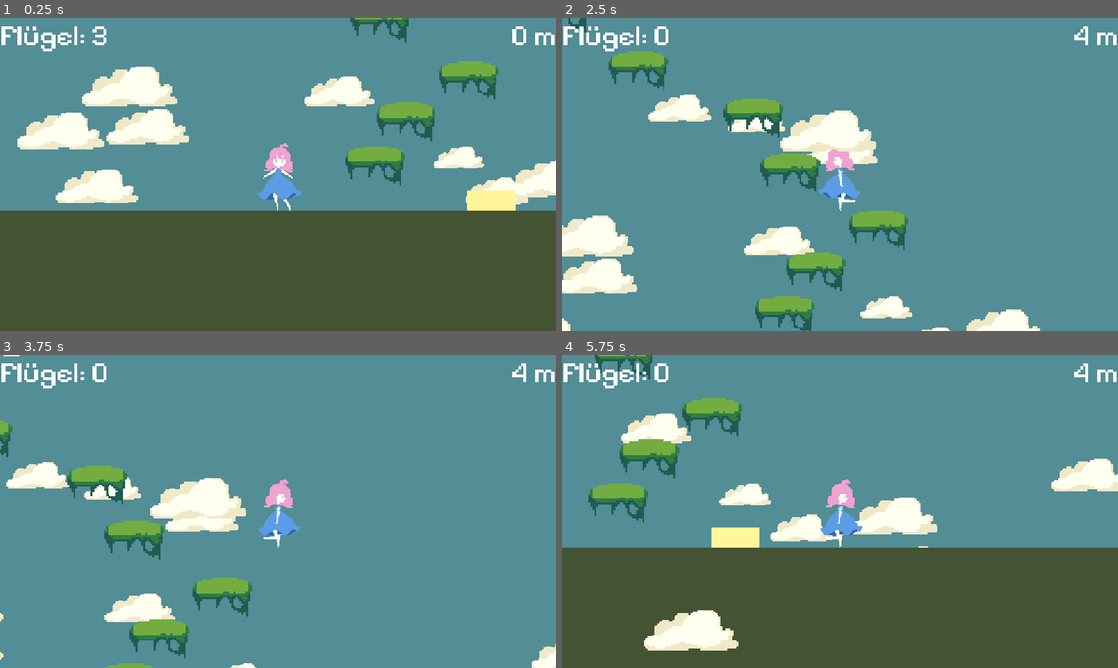
Above: before the commit, frames 1-4 (two rows, left to right).
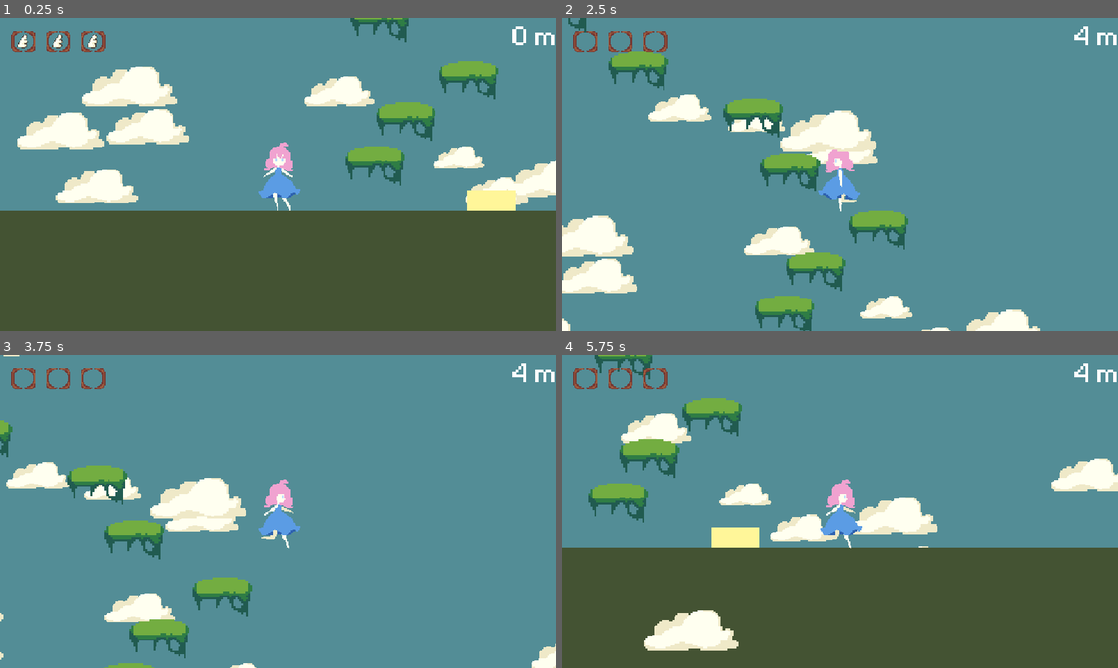
Above: after the commit, the same moments.

Repository: TechPiranja/izumi
Game: Godot game, scene res://scenes/main.tscn
Same seed, same stepped clock (60 frames per second), same inputs: the game is played once before the commit and once after it.
Inputs:
- Up to frame 1 (0.25 s): no input
- Up to frame 2 (2.5 s): hold D (move_right) 0.53-2.03 s; tap W (move_up) at 0.6, 0.77, 1.07, 1.35, 1.52, 1.82, 2.1 s; hold A (move_left) from 2.03 s (still down)
- Up to frame 3 (3.75 s): release A (move_left) at 2.78 s; hold D (move_right) from 2.78 s (still down); tap W (move_up) at 2.85, 3.02, 3.32, 3.6 s
- Up to frame 4 (5.75 s): tap W (move_up) at 3.77, 4.07, 4.35, 4.52, 4.82, 5.1 s; release D (move_right) at 4.28 s; hold A (move_left) 4.28-5.03 s; hold D (move_right) from 5.03 s (still down)

The runs differ from the first frame. In frame 1, 0.9% of the frame differs, in the area x 0-55%, y 2-58%; in frame 2, 0.9%; in frame 3, 0.9%; in frame 4, 0.9%.

Commit message:
Add wing slot HUD, animated wing orb, coyote time and spawner fixes
- HUD shows wing charges as slots (wing_slot scene) instead of text
- Wing orb is now an animated sprite with pulsing halo, drawn between platforms and player
- Layer order: back clouds -3..-1, platforms 0, orb 1, player 2, front clouds 3
- Player holds one run frame in the air; new running animation sprite sheet
- Coyote time so a ground jump never turns into an air jump at edges
- Platform spawner: pick roomiest spot instead of going far up (no unreachable gaps)
- Orbs sit just above the platform's top edge

Co-Authored-By: Claude Sonnet 5.5 <noreply@anthropic.com>

Diff:
--- a/scenes/collectibles/wing_orb.tscn
+++ b/scenes/collectibles/wing_orb.tscn
@@ -1,6 +1,59 @@
-[gd_scene load_steps=3 format=3]
+[gd_scene load_steps=10 format=3]
 
 [ext_resource type="Script" path="res://scripts/wing_orb.gd" id="1_orb"]
+[ext_resource type="Texture2D" path="res://sprites/wing_orb.png" id="2_tex"]
+
+[sub_resource type="AtlasTexture" id="AtlasTexture_0"]
+atlas = ExtResource("2_tex")
+region = Rect2(0, 0, 15, 15)
+
+[sub_resource type="AtlasTexture" id="AtlasTexture_1"]
+atlas = ExtResource("2_tex")
+region = Rect2(15, 0, 15, 15)
+
+[sub_resource type="AtlasTexture" id="AtlasTexture_2"]
+atlas = ExtResource("2_tex")
+region = Rect2(30, 0, 15, 15)
+
+[sub_resource type="AtlasTexture" id="AtlasTexture_3"]
+atlas = ExtResource("2_tex")
+region = Rect2(45, 0, 15, 15)
+
+[sub_resource type="AtlasTexture" id="AtlasTexture_4"]
+atlas = ExtResource("2_tex")
+region = Rect2(60, 0, 15, 15)
+
+[sub_resource type="SpriteFrames" id="SpriteFrames_orb"]
+animations = [{
+"frames": [{
+"duration": 1.0,
+"texture": SubResource("AtlasTexture_0")
+}, {
+"duration": 1.0,
+"texture": SubResource("AtlasTexture_1")
+}, {
+"duration": 1.0,
+"texture": SubResource("AtlasTexture_2")
+}, {
+"duration": 1.0,
+"texture": SubResource("AtlasTexture_3")
+}, {
+"duration": 1.0,
+"texture": SubResource("AtlasTexture_4")
+}, {
+"duration": 1.0,
+"texture": SubResource("AtlasTexture_3")
+}, {
+"duration": 1.0,
+"texture": SubResource("AtlasTexture_2")
+}, {
+"duration": 1.0,
+"texture": SubResource("AtlasTexture_1")
+}],
+"loop": true,
+"name": &"pulse",
+"speed": 8.0
+}]
 
 [sub_resource type="CircleShape2D" id="CircleShape2D_orb"]
 radius = 16.0
@@ -8,5 +61,11 @@
 [node name="WingOrb" type="Area2D"]
 script = ExtResource("1_orb")
 
+[node name="AnimatedSprite2D" type="AnimatedSprite2D" parent="."]
+scale = Vector2(4, 4)
+sprite_frames = SubResource("SpriteFrames_orb")
+animation = &"pulse"
+autoplay = "pulse"
+
 [node name="CollisionShape2D" type="CollisionShape2D" parent="."]
 shape = SubResource("CircleShape2D_orb")
--- a/scenes/main.tscn
+++ b/scenes/main.tscn
@@ -33,7 +33,7 @@
 [node name="Node2D" type="Node2D"]
 
 [node name="Player" parent="." instance=ExtResource("1_0wfyh")]
-z_index = 1
+z_index = 2
 position = Vector2(-204, 33)
 scale = Vector2(2, 2)
 
@@ -63,7 +63,6 @@
 [node name="Hud" parent="." node_paths=PackedStringArray("player", "wings") instance=ExtResource("8_85g3d")]
 player = NodePath("../Player")
 wings = NodePath("../Player/WingAbility")
-pixels_per_meter = 100.0
 
 [connection signal="player_touched" from="RestartPad" to="Player/WingAbility" method="refill"]
 [connection signal="player_touched" from="RestartPad" to="PlatformSpawner" method="reset"]
--- a/scenes/player.tscn
+++ b/scenes/player.tscn
@@ -49,6 +49,14 @@
 atlas = ExtResource("3_qhqgy")
 region = Rect2(300, 0, 100, 100)
 
+[sub_resource type="AtlasTexture" id="AtlasTexture_jej6c"]
+atlas = ExtResource("3_qhqgy")
+region = Rect2(400, 0, 100, 100)
+
+[sub_resource type="AtlasTexture" id="AtlasTexture_f1ej7"]
+atlas = ExtResource("3_qhqgy")
+region = Rect2(500, 0, 100, 100)
+
 [sub_resource type="SpriteFrames" id="SpriteFrames_ur7pv"]
 animations = [{
 "frames": [{
@@ -89,10 +97,16 @@
 }, {
 "duration": 1.0,
 "texture": SubResource("AtlasTexture_3v2ag")
+}, {
+"duration": 1.0,
+"texture": SubResource("AtlasTexture_jej6c")
+}, {
+"duration": 1.0,
+"texture": SubResource("AtlasTexture_f1ej7")
 }],
 "loop": true,
 "name": &"run",
-"speed": 5.0
+"speed": 8.0
 }]
 
 [sub_resource type="RectangleShape2D" id="RectangleShape2D_3vyb7"]
@@ -104,8 +118,7 @@
 [node name="AnimatedSprite2D" type="AnimatedSprite2D" parent="."]
 sprite_frames = SubResource("SpriteFrames_ur7pv")
 animation = &"run"
-frame = 3
-frame_progress = 0.0758296
+frame = 4
 
 [node name="CollisionShape2D" type="CollisionShape2D" parent="."]
 position = Vector2(0.5, 27.5)
--- a/scenes/ui/hud.tscn
+++ b/scenes/ui/hud.tscn
@@ -1,11 +1,10 @@
-[gd_scene load_steps=3 format=3 uid="uid://dtowf30r7n2c7"]
+[gd_scene load_steps=3 format=3 uid="uid://c27rrfb4v4rtb"]
 
 [ext_resource type="Script" uid="uid://bfavyyth7tvaj" path="res://scripts/hud.gd" id="1_qpvh6"]
 [ext_resource type="FontFile" uid="uid://b4yebdpj8ello" path="res://fonts/PixelifySans-Regular.ttf" id="2_fls4u"]
 
 [node name="Hud" type="CanvasLayer"]
 script = ExtResource("1_qpvh6")
-pixels_per_meter = null
 
 [node name="HeightLabel" type="Label" parent="."]
 anchors_preset = 1
@@ -19,10 +18,9 @@
 text = "0m"
 horizontal_alignment = 2
 
-[node name="WingLabel" type="Label" parent="."]
-offset_right = 223.0
-offset_bottom = 73.0
-theme_override_fonts/font = ExtResource("2_fls4u")
-theme_override_font_sizes/font_size = 60
-text = "Flügel: 3"
-horizontal_alignment = 2
+[node name="WingSlots" type="HBoxContainer" parent="."]
+offset_left = 16.0
+offset_top = 16.0
+offset_right = 16.0
+offset_bottom = 16.0
+theme_override_constants/separation = 8
--- /dev/null
+++ b/scenes/ui/wing_slot.tscn
@@ -0,0 +1,30 @@
+[gd_scene load_steps=4 format=3 uid="uid://d0q8p8puludel"]
+
+[ext_resource type="Script" path="res://scripts/wing_slot.gd" id="1_slot"]
+[ext_resource type="Texture2D" uid="uid://d3gjwtw5tv5n2" path="res://sprites/ability_slot.png" id="2_slot"]
+[ext_resource type="Texture2D" uid="uid://bipm6xk1igdjr" path="res://sprites/wing.png" id="3_wing"]
+
+[node name="WingSlot" type="TextureRect"]
+offset_left = 114.0
+offset_top = 118.0
+offset_right = 178.0
+offset_bottom = 182.0
+texture = ExtResource("2_slot")
+script = ExtResource("1_slot")
+
+[node name="Wing" type="TextureRect" parent="."]
+layout_mode = 1
+anchors_preset = 8
+anchor_left = 0.5
+anchor_top = 0.5
+anchor_right = 0.5
+anchor_bottom = 0.5
+offset_left = -23.0
+offset_top = -17.0
+offset_right = 17.0
+offset_bottom = 23.0
+grow_horizontal = 2
+grow_vertical = 2
+texture = ExtResource("3_wing")
+expand_mode = 1
+stretch_mode = 5
--- a/scripts/cloud.gd
+++ b/scripts/cloud.gd
@@ -5,7 +5,8 @@
 const MAX_SPEED := 45.0
 const MIN_SCALE := 0.6
 const MAX_SCALE := 1.2
-## From this depth on, the cloud is drawn in front of the player (z_index 1).
+## From this depth on, the cloud is drawn in front of the player (z_index 3;
+## layers: back clouds -3 to -1, platforms 0, wing orb 1, player 2).
 const FRONT_DEPTH := 0.85
 
 var speed: float
@@ -22,7 +23,7 @@
 	scale = Vector2.ONE * lerpf(MIN_SCALE, MAX_SCALE, depth)
 
 	if depth > FRONT_DEPTH:
-		z_index = 1
+		z_index = 3
 	else:
 		# Spread the remaining clouds over the layers -3 to -1 (behind platforms, which are at 0).
 		z_index = roundi(lerpf(-3.0, -1.0, depth / FRONT_DEPTH))
--- a/scripts/hud.gd
+++ b/scripts/hud.gd
@@ -1,11 +1,13 @@
 extends CanvasLayer
+
+const WING_SLOT_SCENE := preload("res://scenes/ui/wing_slot.tscn")
 
 @export var player: Player
 @export var wings: WingAbility
 @export var pixels_per_meter := 100.0
 
 @onready var label: Label = $HeightLabel
-@onready var wing_label: Label = $WingLabel
+@onready var wing_slots: HBoxContainer = $WingSlots
 
 ## The player's y position at the start, used as height 0.
 var start_y: float
@@ -14,6 +16,11 @@
 
 func _ready() -> void:
 	start_y = player.global_position.y
+
+	# One slot per possible wing charge.
+	for i in WingAbility.MAX_CHARGES:
+		wing_slots.add_child(WING_SLOT_SCENE.instantiate())
+
 	wings.charges_changed.connect(_on_wing_charges_changed)
 	_on_wing_charges_changed(wings.charges)
 
@@ -30,5 +37,8 @@
 	best_height = 0.0
 
 
+## Shows a wing in the first `charges` slots, the rest stay empty.
 func _on_wing_charges_changed(charges: int) -> void:
-	wing_label.text = "Flügel: %d" % charges
+	for i in wing_slots.get_child_count():
+		var slot: WingSlot = wing_slots.get_child(i)
+		slot.set_filled(i < charges)
--- a/scripts/platform_spawner.gd
+++ b/scripts/platform_spawner.gd
@@ -10,12 +10,13 @@
 const MIN_DISTANCE := 120.0
 ## How many platforms are built when a run starts.
 const INITIAL_PLATFORMS := 15
-## How often a random position is tried before falling back to going straight up.
+## How many random positions are tried before taking the best one found.
 const MAX_PLACEMENT_ATTEMPTS := 20
 
 const WING_ORB_SCENE := preload("res://scenes/collectibles/wing_orb.tscn")
-## Where an orb floats, relative to the platform it belongs to.
-const ORB_OFFSET := Vector2(0.0, -110.0)
+## Where an orb floats, relative to the platform it belongs to: centered, just above its top edge.
+## Keep it low: the next platform can be only MIN_RISE above and would cover a higher orb.
+const ORB_OFFSET := Vector2(0.0, -50.0)
 
 @export var player: Player
 ## The platform the ladder starts from.
@@ -79,19 +80,24 @@
 ## Finds a spot above the previous platform that keeps enough distance to all others.
 func _find_position(extra: float) -> Vector2:
 	var prev_pos := Vector2(last_x, highest_y)
+	var best_pos := prev_pos
+	var best_clearance := -INF
 
 	for attempt in MAX_PLACEMENT_ATTEMPTS:
 		var rise := randf_range(MIN_RISE, MAX_RISE)
 		var step := randf_range(-MAX_HORIZONTAL_STEP, MAX_HORIZONTAL_STEP)
 		var pos := prev_pos + Vector2(step, -rise)
-		if not _too_close_to_any(pos, extra):
+
+		var clearance := _clearance(pos, extra)
+		if clearance >= 0.0:
 			return pos
+		if clearance > best_clearance:
+			best_clearance = clearance
+			best_pos = pos
 
-	# Fallback: all other platforms are below, so going straight up always finds room.
-	var fallback := prev_pos
-	while _too_close_to_any(fallback, extra):
-		fallback.y -= MIN_RISE
-	return fallback
+	# No spot had enough room (swinging platforms ask for a lot): take the roomiest one.
+	# Going higher instead would leave gaps the player can't jump.
+	return best_pos
 
 
 ## Weighted random pick: roll a number up to the total weight, then subtract
@@ -110,14 +116,16 @@
 	return platform_types[0].scene
 
 
-func _too_close_to_any(pos: Vector2, extra: float) -> bool:
+## How much room `pos` has to the closest platform, beyond the required distance.
+## Negative means it is too close.
+func _clearance(pos: Vector2, extra: float) -> float:
+	var smallest := INF
 	for child in get_children():
 		var other := child as Platform
 		var min_dist := MIN_DISTANCE + extra + other.get_extra_width()
-		if pos.distance_to(other.spawn_center) < min_dist:
-			return true
+		smallest = minf(smallest, pos.distance_to(other.spawn_center) - min_dist)
 
-	return false
+	return smallest
 
 
 func _cleanup_platforms(viewport_height: float) -> void:
--- a/scripts/player.gd
+++ b/scripts/player.gd
@@ -4,9 +4,17 @@
 const SPEED = 300.0
 const JUMP_VELOCITY = -550.0
 const AIR_JUMP_VELOCITY = -500.0
+## Seconds after leaving the ground in which a normal jump is still allowed
+## (also covers single frames where the floor contact flickers).
+const COYOTE_TIME := 0.1
+## Frame of the "run" animation that is held while the player is in the air.
+const AIR_FRAME := 3
 
 @onready var sprite: AnimatedSprite2D = $AnimatedSprite2D
 @onready var wings: WingAbility = $WingAbility
+
+## Counts down while in the air; above 0 means a normal jump is still possible.
+var coyote_timer := 0.0
 
 
 func _ready() -> void:
@@ -14,12 +22,17 @@
 
 
 func _physics_process(delta: float) -> void:
-	if not is_on_floor():
+	if is_on_floor():
+		coyote_timer = COYOTE_TIME
+	else:
+		coyote_timer -= delta
 		velocity += get_gravity() * delta
 
 	if Input.is_action_just_pressed("move_up"):
-		if is_on_floor():
+		if coyote_timer > 0.0:
 			velocity.y = JUMP_VELOCITY
+			# Used up, so the same ground contact can't give a second normal jump.
+			coyote_timer = 0.0
 		elif wings.try_air_jump():
 			# The ability only checks and uses a charge; the jump itself stays with the player.
 			velocity.y = AIR_JUMP_VELOCITY
@@ -27,10 +40,21 @@
 	var direction := Input.get_axis("move_left", "move_right")
 	if direction:
 		velocity.x = direction * SPEED
-		sprite.play("run")
 		sprite.flip_h = direction < 0
 	else:
 		velocity.x = move_toward(velocity.x, 0, SPEED)
-		sprite.play("idle")
 
 	move_and_slide()
+	_update_animation(direction)
+
+
+func _update_animation(direction: float) -> void:
+	if not is_on_floor():
+		# In the air: stand still on one frame of the run animation.
+		sprite.animation = "run"
+		sprite.stop()
+		sprite.frame = AIR_FRAME
+	elif direction:
+		sprite.play("run")
+	else:
+		sprite.play("idle")
--- a/scripts/wing_orb.gd
+++ b/scripts/wing_orb.gd
@@ -1,31 +1,38 @@
 ## Collectible that gives the player one wing charge.
 extends Area2D
 
-const RADIUS := 12.0
+## Layer order: platforms 0, orb 1, player 2
+const Z_INDEX := 1
+
+## Size of one art pixel on screen (the sprite is scaled by this).
+const PIXEL_SIZE := 4.0
+## "Bobbing" = floating gently up and down. How far the orb bobs (in screen pixels).
 const BOB_HEIGHT := 5.0
 const BOB_SPEED := 2.5
 
-var base_y: float
-var time := 0.0
+@onready var sprite: AnimatedSprite2D = $AnimatedSprite2D
+
+## The y position the orb bobs around (where the spawner placed it).
+var center_y: float
+## Runs up over time and drives the bobbing.
+var bob_time := 0.0
 
 
 func _ready() -> void:
-	base_y = position.y
-	# Random start phase so neighbouring orbs don't bob in sync.
-	time = randf() * TAU
+	z_index = Z_INDEX
+	center_y = position.y
+	# Random start so neighbouring orbs don't move in sync.
+	bob_time = randf() * TAU
+	var frame_count := sprite.sprite_frames.get_frame_count("pulse")
+	sprite.set_frame_and_progress(randi() % frame_count, 0.0)
 	body_entered.connect(_on_body_entered)
 
 
 func _process(delta: float) -> void:
-	time += delta * BOB_SPEED
-	position.y = base_y + sin(time) * BOB_HEIGHT
-
-
-# Placeholder look until there is a sprite: soft glow, filled circle, white outline.
-func _draw() -> void:
-	draw_circle(Vector2.ZERO, RADIUS * 1.6, Color(1.0, 0.95, 0.6, 0.25))
-	draw_circle(Vector2.ZERO, RADIUS, Color(1.0, 0.95, 0.5))
-	draw_arc(Vector2.ZERO, RADIUS, 0.0, TAU, 24, Color.WHITE, 2.0)
+	bob_time += delta * BOB_SPEED
+	var offset := sin(bob_time) * BOB_HEIGHT
+	# Round to whole pixels so it moves in steps like the rest of the art.
+	position.y = center_y + roundf(offset / PIXEL_SIZE) * PIXEL_SIZE
 
 
 func _on_body_entered(body: Node2D) -> void:
--- /dev/null
+++ b/scripts/wing_slot.gd
@@ -0,0 +1,9 @@
+## One slot of the wing display in the HUD: an empty frame, with a wing on top if filled.
+class_name WingSlot
+extends TextureRect
+
+@onready var wing: TextureRect = $Wing
+
+
+func set_filled(filled: bool) -> void:
+	wing.visible = filled
Not shown: 1 places in scenes/main.tscn that only renumber resources
Not shown: 1 places in scenes/platforms/platform.tscn that only renumber resources
Not shown: 1 places in scenes/player.tscn that only renumber resources
Binary file added: sprites/ability_slot.png
Not shown, added: sprites/ability_slot.png.import
Binary file changed: sprites/running.png
Binary file added: sprites/wing.png
Not shown, added: sprites/wing.png.import
Binary file added: sprites/wing_orb.png
Not shown, added: sprites/wing_orb.png.import
